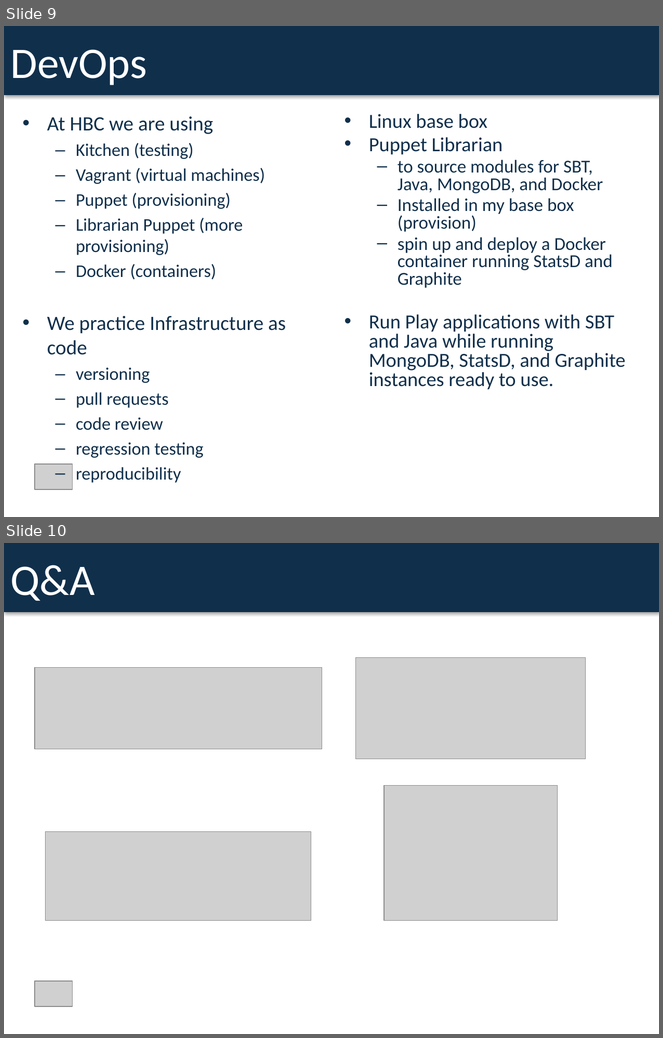
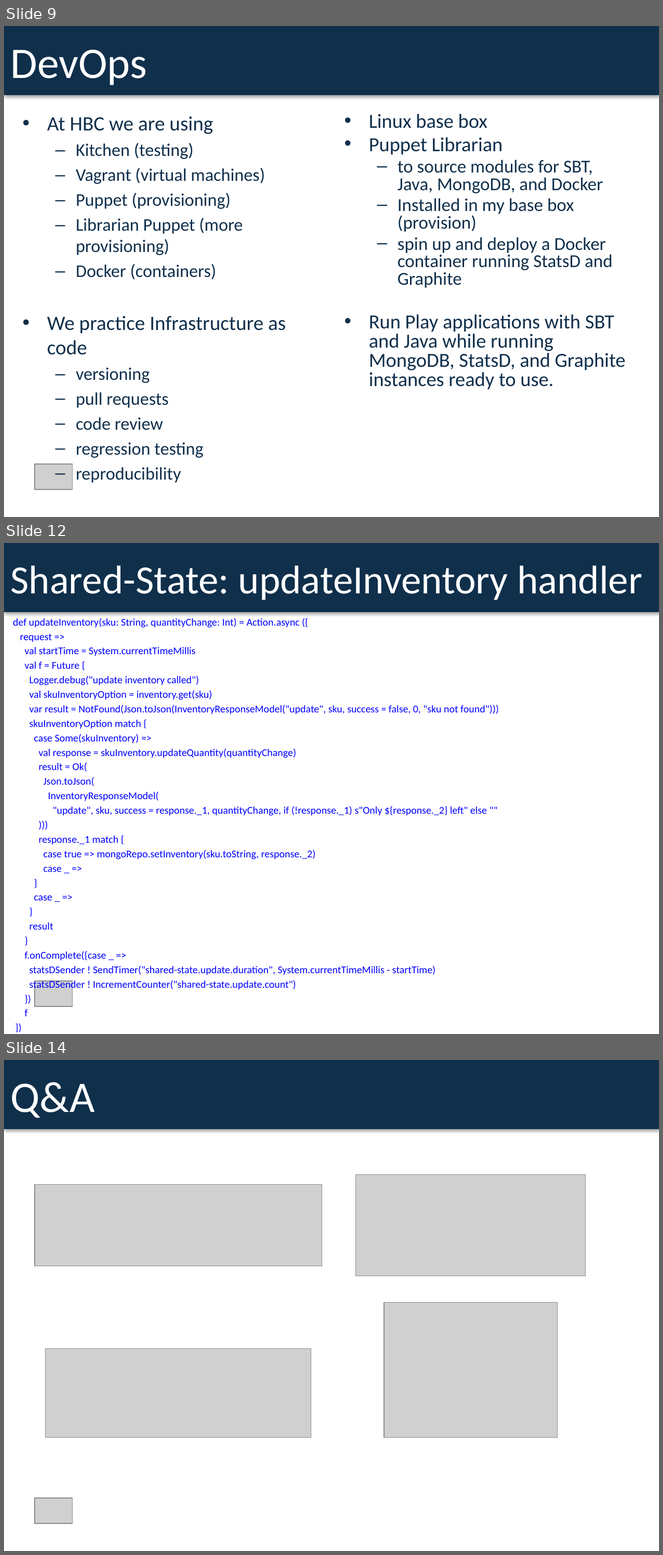
Before and after one commit to dspeele/react-vs-shared-state-inventory, a slide deck: React Vs Shared State Deck.pptx. Shown one above the other, each under a label of ours: slides 9 and 10 before the commit, slides 9, 12 and 14 after it; the slides between them are not shown. The pictures are 663x1038 and 663x1555 pixels, drawn with LibreOffice and Linux fonts; fonts in the diff are those of the drawing; grey boxes stand for pictures. Boxes give left, top, right and bottom in pixels: in the first picture for what was removed or moved away, otherwise in the second. Text is boxed around its words. In the diff, an @@ line names an element or a change of style, - is before the commit and + after.

```diff
--- a/React Vs Shared State Deck.pptx
+++ b/React Vs Shared State Deck.pptx
@@ slide 12 added at (4,543,659,1034), background #FFFFFF @@
@@ rectangle added at (4,543,659,612), fill #102F4B, 44 pt, text #FFFFFF @@
+Shared-State: updateInventory handler
@@ text added at (13,618,499,1017), 11.4 pt, text #0000FF @@
+def updateInventory(sku: String, quantityChange: Int) = Action.async ({
+request =>
+val startTime = System.currentTimeMillis
+val f = Future {
+Logger.debug("update inventory called")
+val skuInventoryOption = inventory.get(sku)
+var result = NotFound(Json.toJson(InventoryResponseModel("update", sku, success = false, 0, "sku not found")))
+skuInventoryOption match {
+case Some(skuInventory) =>
+val response = skuInventory.updateQuantity(quantityChange)
+result = Ok(
+Json.toJson(
+InventoryResponseModel(
+"update", sku, success = response._1, quantityChange, if (!response._1) s"Only ${response._2} left" else ""
+)))
+response._1 match {
+case true => mongoRepo.setInventory(sku.toString, response._2)
+case _ =>
+}
+case _ =>
+}
+result
+}
+f.onComplete({case _ =>
+statsDSender ! SendTimer("shared-state.update.duration", System.currentTimeMillis - startTime)
+statsDSender ! IncrementCounter("shared-state.update.count")
+})
+f
+})
+}
@@ picture added at (35,981,73,1007) @@
@@ what was slide 10 is now slide 14 @@
```
Also in this commit, not shown: 1 slide changed, 3 other slides added, 2 other files.
